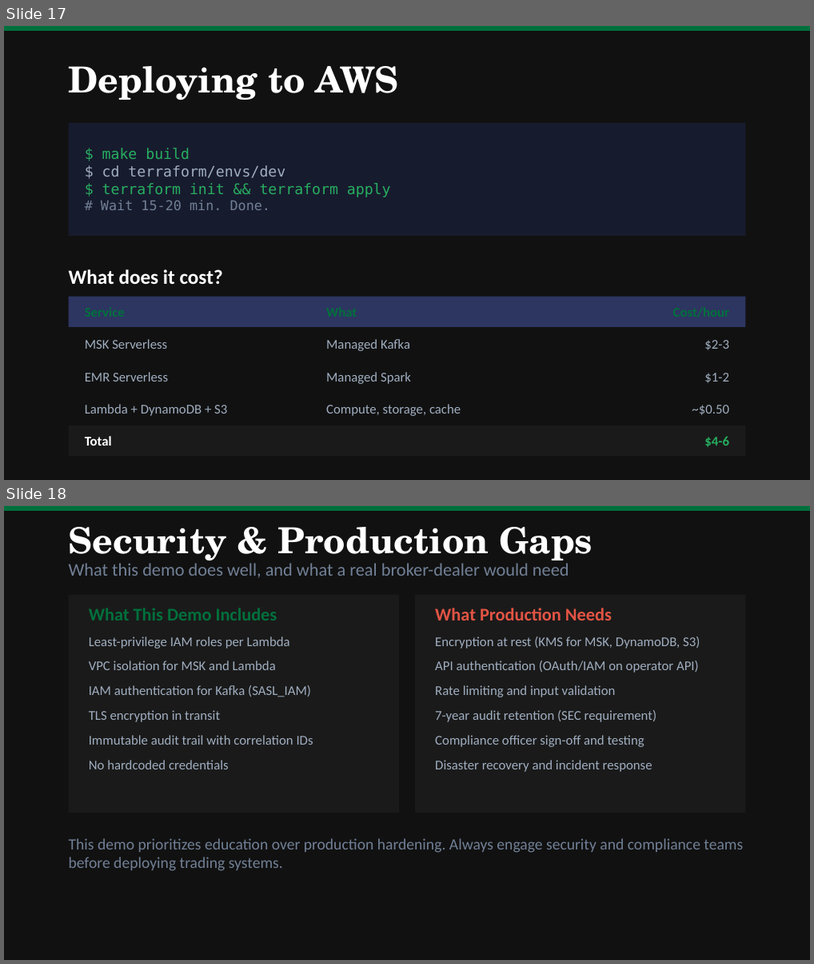
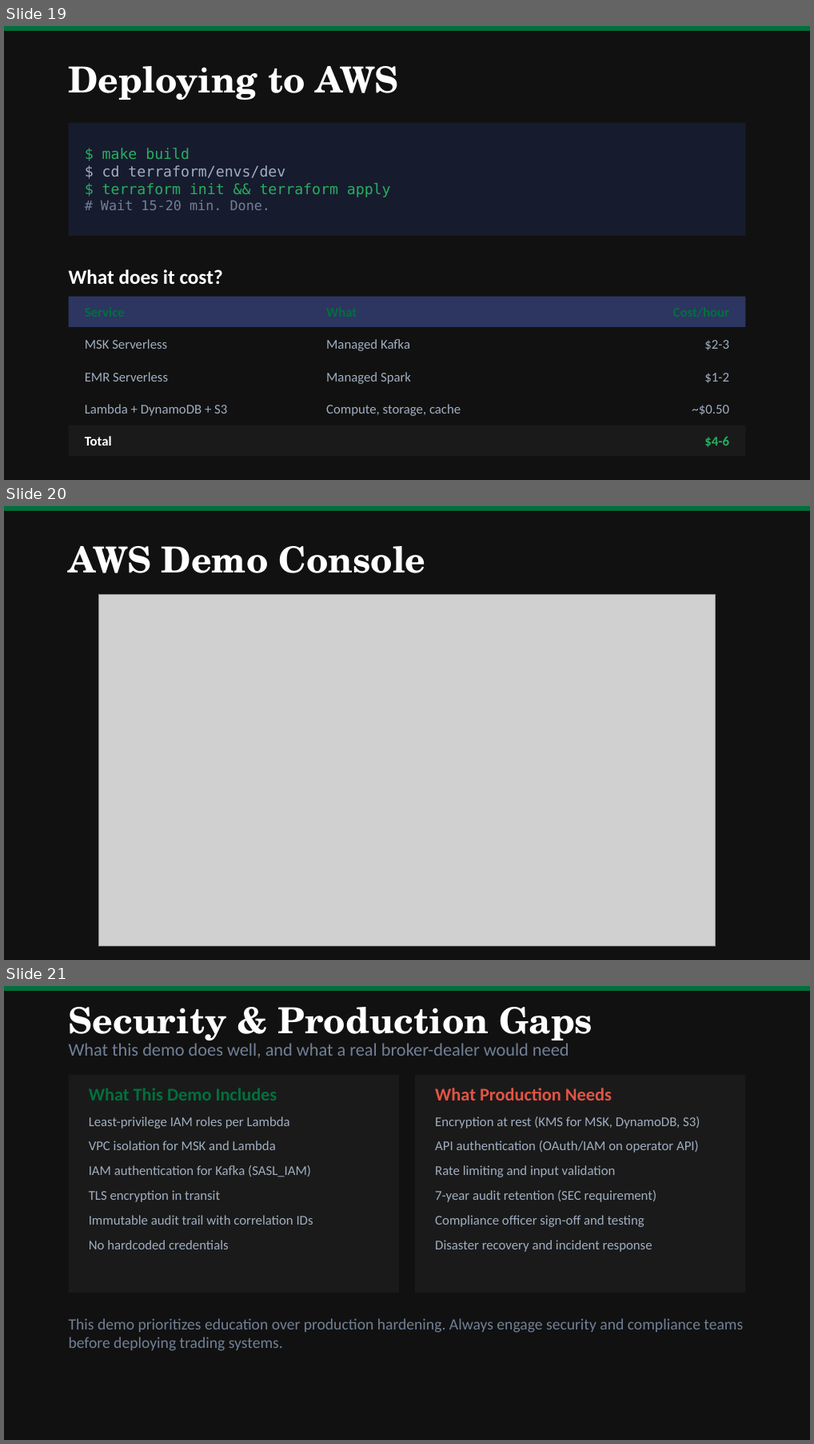
Before and after one commit to lukelittle/sec-15c3-5-market-access-controls-example, a slide deck: docs/presentation.pptx. Shown one above the other, each under a label of ours: slides 17 and 18 before the commit, slides 19, 20 and 21 after it. The pictures are 814x964 and 814x1444 pixels, drawn with LibreOffice and Linux fonts; fonts in the diff are those of the drawing; grey boxes stand for pictures. Boxes give left, top, right and bottom in pixels: in the first picture for what was removed or moved away, otherwise in the second. Text is boxed around its words. In the diff, an @@ line names an element or a change of style, - is before the commit and + after.

```diff
--- a/docs/presentation.pptx
+++ b/docs/presentation.pptx
@@ slide 20 added at bbox=[4, 506, 810, 960], background #111111 @@
@@ rectangle added at bbox=[4, 506, 810, 511], fill #00703C @@
@@ text added at bbox=[69, 546, 426, 573], 32 pt, text #FFFFFF, bold @@
+AWS Demo Console
@@ picture added at bbox=[99, 594, 716, 945] @@
@@ rectangle added at bbox=[69, 808, 746, 839], fill #111111 @@
@@ rectangle added at bbox=[69, 840, 746, 872], fill #111111 @@
@@ rectangle added at bbox=[69, 873, 746, 904], fill #111111 @@
@@ what was slide 17 is now slide 19 @@
@@ what was slide 18 is now slide 21 @@
```
Also in this commit, not shown: 3 slides changed, 2 other slides added, 13 other files.
